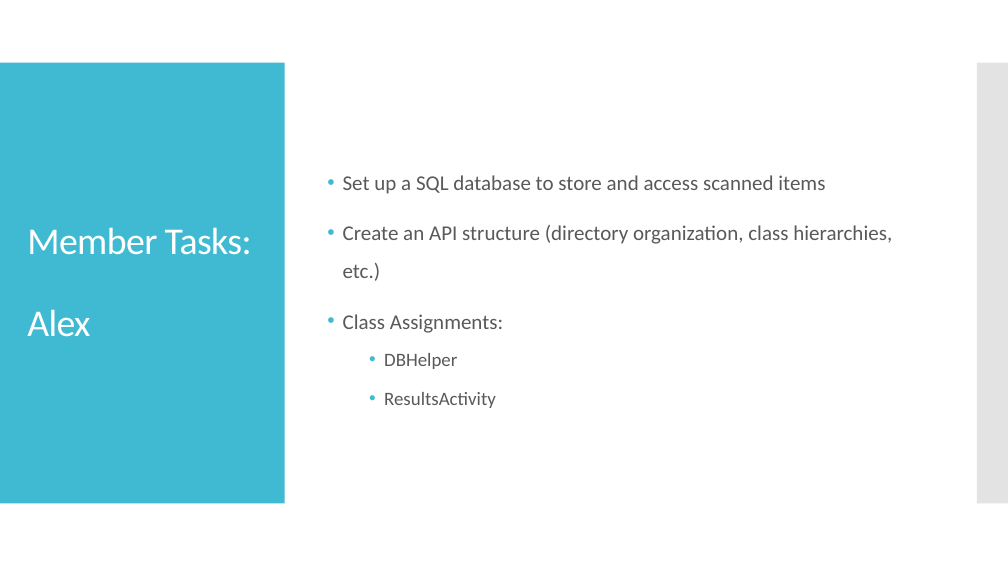
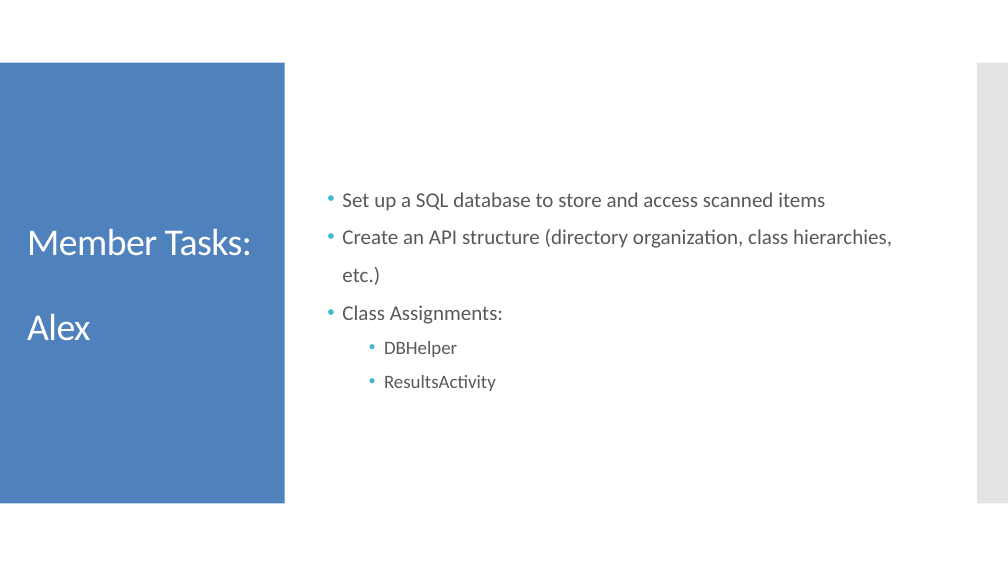
Before and after one commit to uml-app1-2016/Fridge-Friend, a slide deck: slide 5 of Fridge Friend.pptx. Drawn at 1008x567 pixels with LibreOffice and Linux fonts; fonts in the diff are those of the drawing. Boxes give left, top, right and bottom in pixels: in the first picture for what was removed or moved away, otherwise in the second. Text is boxed around its words. In the diff, an @@ line names an element or a change of style, - is before the commit and + after.

```diff
--- a/Fridge Friend.pptx
+++ b/Fridge Friend.pptx
@@ rectangle at (0,63,285,504): fill #40BAD2 to #4F81BD @@
@@ text "Set up a SQL database ..." at (342,192,892,391): less space between paragraphs @@
```
Also in this commit, not shown: 6 other slides changed.
